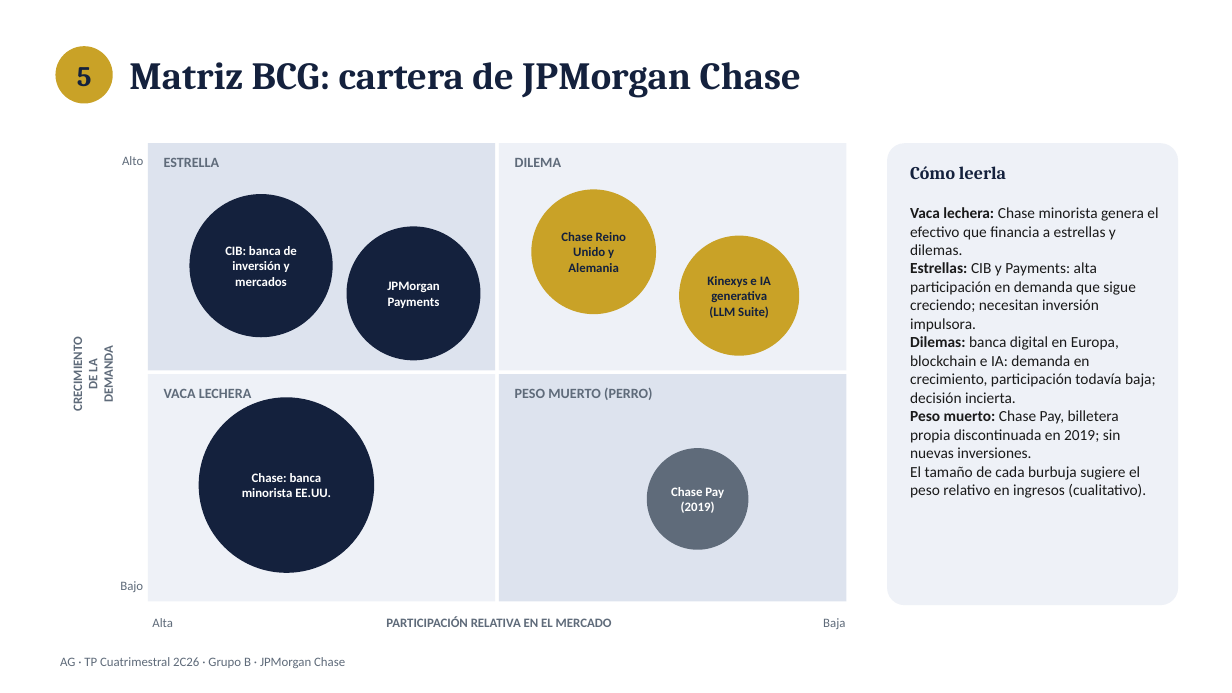
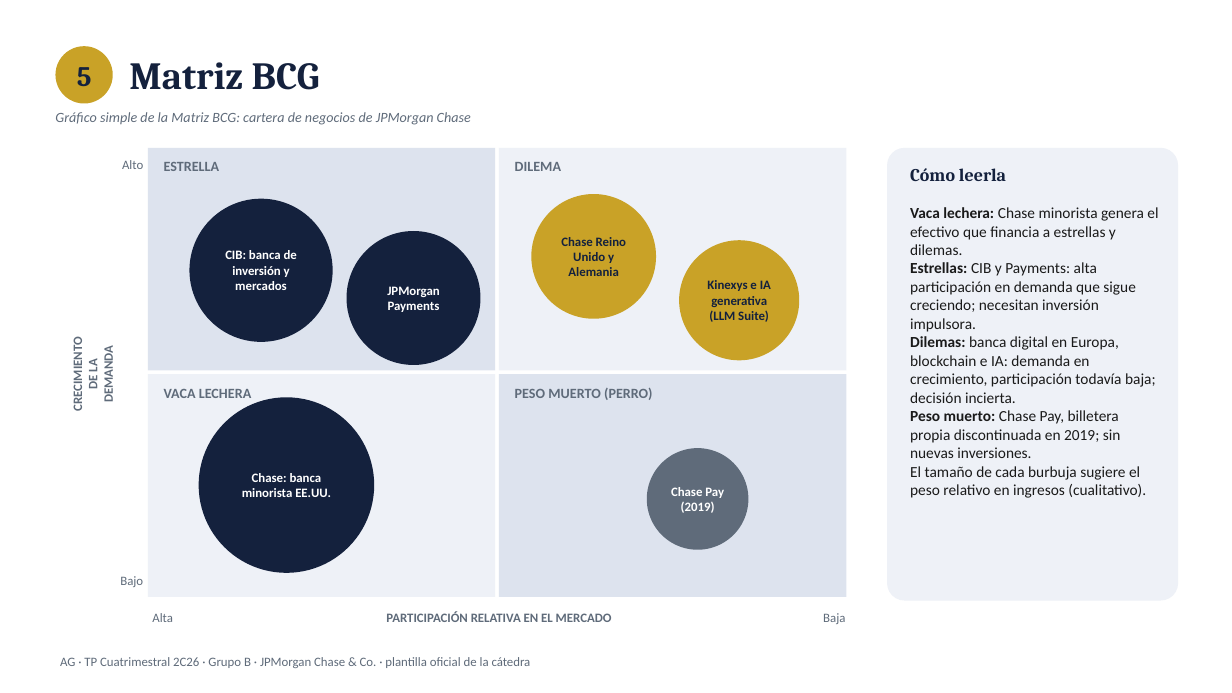
Before and after one commit to lschirripa/utn-boost, a slide deck: slide 7 of materias/administracion-gerencial/tp-cuatrimestral/exports/00_TP Cuatrimestral_GB.pptx. Drawn at 1232x693 pixels with LibreOffice and Linux fonts; fonts in the diff are those of the drawing. Boxes give left, top, right and bottom in pixels: in the first picture for what was removed or moved away, otherwise in the second. Text is boxed around its words. In the diff, an @@ line names an element or a change of style, - is before the commit and + after.

```diff
--- a/materias/administracion-gerencial/tp-cuatrimestral/exports/00_TP Cuatrimestral_GB.pptx
+++ b/materias/administracion-gerencial/tp-cuatrimestral/exports/00_TP Cuatrimestral_GB.pptx
@@ text at box(129, 62, 320, 90): text changed @@
-Matriz BCG: cartera de JPMorgan Chase
+Matriz BCG
@@ text added at box(55, 112, 471, 125), 11 pt, text #5F6B7A, italic @@
+Gráfico simple de la Matriz BCG: cartera de negocios de JPMorgan Chase
@@ rectangle: place and size @@
-rectangle at box(148, 143, 495, 371)
+rectangle at box(148, 148, 495, 371)
@@ rectangle: place and size @@
-rectangle at box(499, 143, 847, 371)
+rectangle at box(499, 148, 847, 371)
@@ rounded rectangle: place and size @@
-rounded rectangle at box(887, 143, 1178, 605)
+rounded rectangle at box(887, 148, 1178, 601)
@@ 4 ellipses, 3 texts: place and size @@
-4 ellipses, 3 texts at box(122, 156, 799, 360)
+4 ellipses, 3 texts at box(122, 160, 799, 365)
@@ rectangle: place and size @@
-rectangle at box(148, 374, 495, 602)
+rectangle at box(148, 374, 495, 597)
@@ rectangle: place and size @@
-rectangle at box(499, 374, 847, 602)
+rectangle at box(499, 374, 847, 597)
@@ 4 texts: place and size @@
-4 texts at box(120, 581, 845, 629)
+4 texts at box(120, 576, 845, 624)
@@ text at box(60, 657, 531, 668): text changed @@
-AG · TP Cuatrimestral 2C26 · Grupo B · JPMorgan Chase
+AG · TP Cuatrimestral 2C26 · Grupo B · JPMorgan Chase & Co. · plantilla oficial de la cátedra
```
Also in this commit, not shown: 9 other slides changed, 2 other files.
